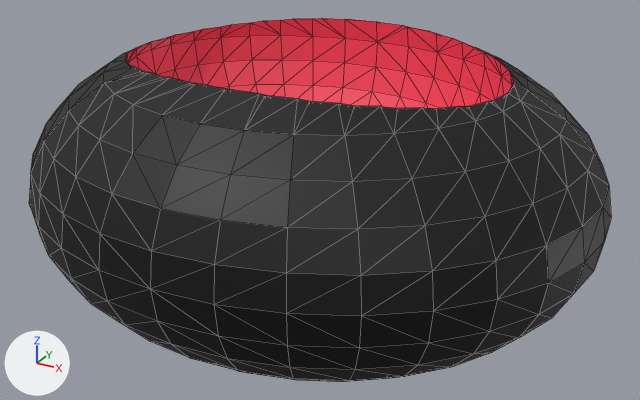
An edit to the OBJ model Engine/Resources/Models/mouth.obj, drawn before and after from the same camera.
Both versions are drawn from a camera (50 mm lens) standing at (11.07, -19.67, 5.53) and looking at (0.23, 0.03, -4.32). Lighting does not change. The marker at lower left points along +X, +Y and +Z. Mesh edges are drawn as thin lines. Where no turn or scale is listed for an object, it has been applied to the vertices. Vertices at the same position are counted once.

The first picture shows '球'.
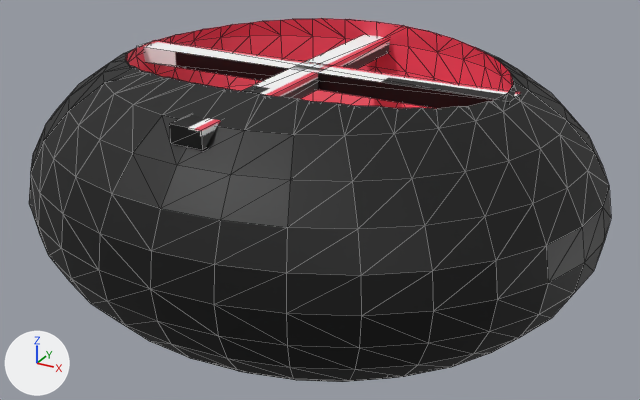
The newer file is also rescaled (x1.943) as a whole; pictures and numbers use the older file's frame.

Where the change shows, as pixel boxes [x1, y1, x2, y2] in the pictures (640 x 400 px; the box of a moved part takes in the faces that stretch with it):
part 1 of me_球, added
    after: [137, 40, 521, 109]
part 2 of me_球, built on
    before: [163, 22, 403, 115]
    after: [163, 22, 403, 150]
part 3 of me_球, moved or reshaped
    both: [493, 84, 520, 112]

The change, as a diff of the scene's bpy script:
```diff
--- a/Engine/Resources/Models/mouth.obj.py
+++ b/Engine/Resources/Models/mouth.obj.py
@@ me_球 @@
 # used by ob_球; location = (0.0, 0.0, 0.0)
-me_球.from_pydata(...)  # 703 vertices, 1402 faces; spans x -7.9..7.9, y -7.0..7.0, z -8.1..-0.1
+me_球.from_pydata(...)  # 721 vertices, 1430 faces; spans x -7.9..7.9, y -7.0..7.0, z -8.1..-0.1
+# me_球 part 1: a new loose piece, a box spanning x -5.46..5.46, y -0.42..0.42, z -1.02..-0.58, in mat_マテリアル (picture img_mouth_png)
+# me_球 part 2
+# 6 faces are deleted
+# 10 vertices are added at x -0.4..0.4, y -5.5..5.5, z -1.0..-0.1
+# 22 new faces join them
+# me_球 part 3
+# 8 faces are deleted
+# 8 new faces join them
 me_球.materials.append(mat_マテリアル)
```
